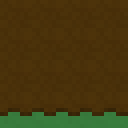
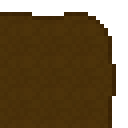
The second 128 x 128 image is a revision of the first. Changes to its layers:
removed layer "Layer" over [0, 0, 128, 116]
painted on "Background" over [0, 0, 128, 128]
